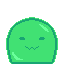
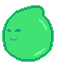
Layers edited between the first and the second (64, 64) image:
showed "jump4", painted on it over [2, 5, 58, 62]
hid "front" over [6, 17, 58, 64]
